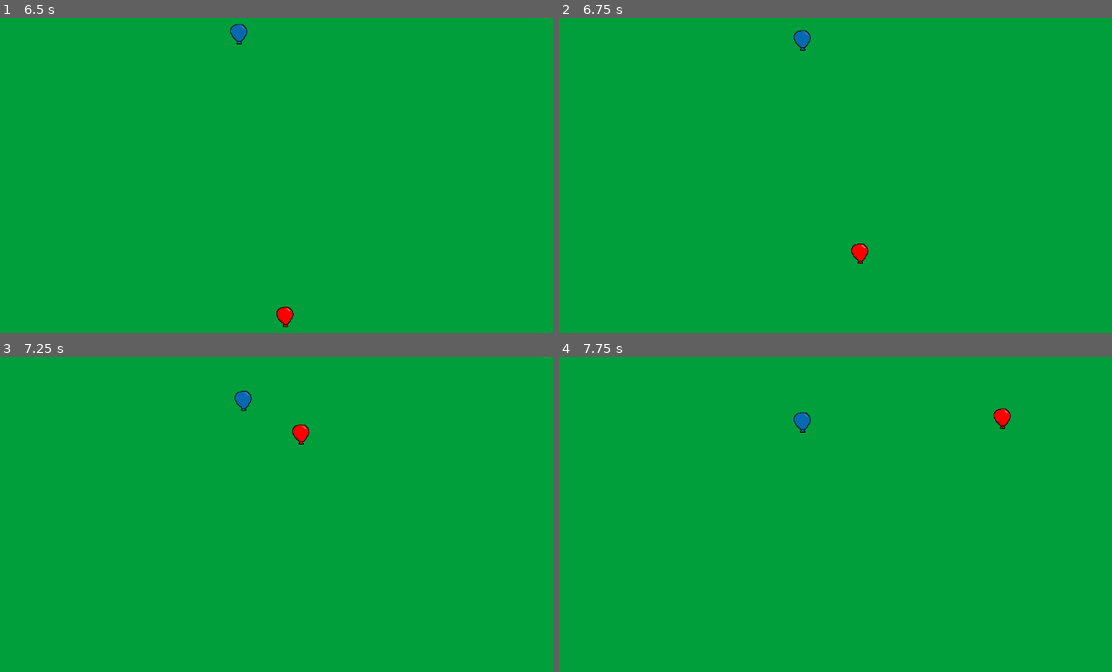
Above: before the commit, frames 1-4 (two rows, left to right).
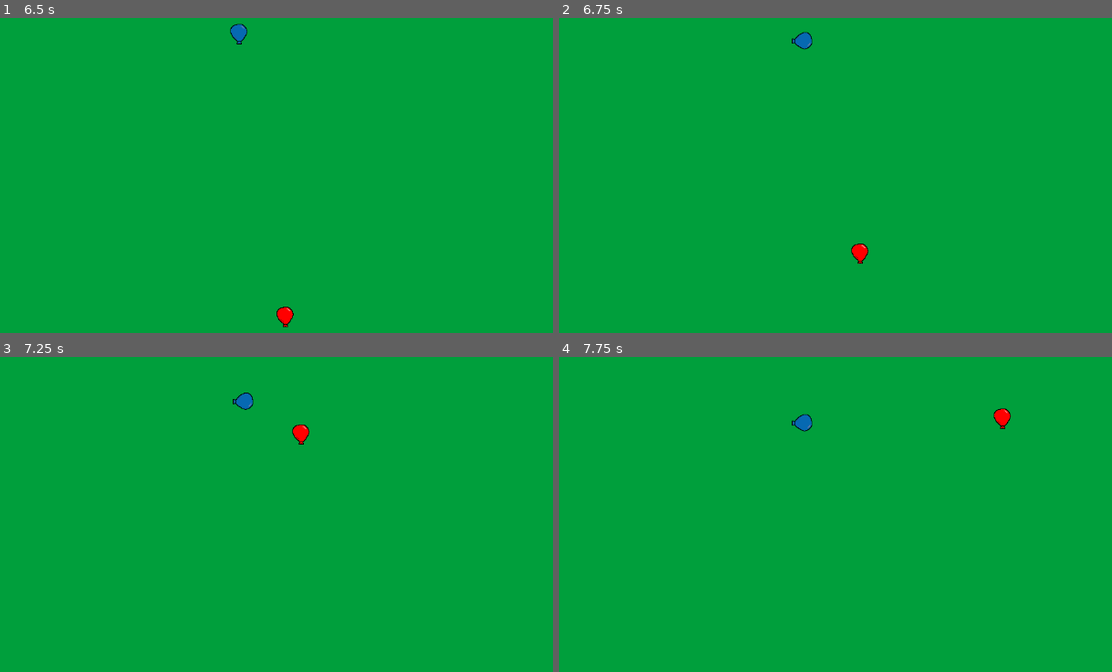
Above: after the commit, the same moments.

Repository: twright1999/godot_td
Game: Godot game, scene res://scenes/World.tscn
The game is run twice, just before and just after one commit, with the same random seed, the same clock (stepped at 60 frames per second) and the same inputs.
Inputs:
- Up to frame 1 (6.5 s): tap Enter at 0.5 s; hold Right (ui_right) 0.53-1.28 s; hold Down (ui_down) 1.28-2.03 s; hold Right (ui_right) 2.03-2.78 s; hold Up (ui_up) 2.78-3.53 s; hold Left (ui_left) 3.53-5.03 s; hold Down (ui_down) 5.03-5.78 s; hold Right (ui_right) from 5.78 s (still down)
- Up to frame 2 (6.75 s): release Right (ui_right) at 6.53 s; hold Up (ui_up) from 6.53 s (still down)
- Up to frame 3 (7.25 s): keep holding Up (ui_up)
- Up to frame 4 (7.75 s): release Up (ui_up) at 7.28 s; hold Right (ui_right) from 7.28 s (still down)

Frame 1 is identical in both runs. In frame 2, 0.1% of the frame differs, in the area x 42-46%, y 3-11%; in frame 3, 0.1%; in frame 4, 0.1%, in the area x 42-46%, y 17-25%.

Commit message:
set blue balloon as its own pathfollow2d node

Diff:
--- a/scenes/World.tscn
+++ b/scenes/World.tscn
@@ -1,9 +1,8 @@
-[gd_scene load_steps=6 format=3 uid="uid://c476lm42j8d42"]
+[gd_scene load_steps=5 format=3 uid="uid://c476lm42j8d42"]
 
 [ext_resource type="Texture2D" uid="uid://cm2rfrgpw1lfb" path="res://assets/sprites/background.png" id="1_32lhk"]
 [ext_resource type="PackedScene" uid="uid://bamkppl7ekd10" path="res://scenes/RedBalloon.tscn" id="2_7g83o"]
 [ext_resource type="PackedScene" uid="uid://131dd8siqq7i" path="res://scenes/blue_balloon.tscn" id="3_7g83o"]
-[ext_resource type="Script" uid="uid://bg1ggta7m16q6" path="res://scenes/path_follow_2d.gd" id="3_d1c63"]
 
 [sub_resource type="Curve2D" id="Curve2D_32lhk"]
 _data = {
@@ -22,9 +21,5 @@
 [node name="Path2D" type="Path2D" parent="."]
 curve = SubResource("Curve2D_32lhk")
 
-[node name="PathFollow2D" type="PathFollow2D" parent="Path2D"]
+[node name="BlueBalloon" parent="Path2D" instance=ExtResource("3_7g83o")]
 position = Vector2(-64, 128)
-rotates = false
-script = ExtResource("3_d1c63")
-
-[node name="BlueBalloon" parent="Path2D/PathFollow2D" instance=ExtResource("3_7g83o")]
--- a/scenes/blue_balloon.tscn
+++ b/scenes/blue_balloon.tscn
@@ -1,15 +1,19 @@
-[gd_scene load_steps=3 format=3 uid="uid://131dd8siqq7i"]
+[gd_scene load_steps=4 format=3 uid="uid://131dd8siqq7i"]
 
 [ext_resource type="Texture2D" uid="uid://cofgbon66382t" path="res://assets/sprites/blue_balloon.png" id="1_dvh5s"]
+[ext_resource type="Script" uid="uid://cpi1fndv0ap40" path="res://scenes/blue_balloon.gd" id="1_pc8vf"]
 
 [sub_resource type="CircleShape2D" id="CircleShape2D_pc8vf"]
 radius = 12.0415945
 
-[node name="BlueBalloon" type="Area2D"]
+[node name="BlueBalloon" type="PathFollow2D"]
+script = ExtResource("1_pc8vf")
 
 [node name="Sprite2D" type="Sprite2D" parent="."]
 texture = ExtResource("1_dvh5s")
 
-[node name="CollisionShape2D" type="CollisionShape2D" parent="."]
+[node name="Area2D" type="Area2D" parent="Sprite2D"]
+
+[node name="CollisionShape2D" type="CollisionShape2D" parent="Sprite2D/Area2D"]
 position = Vector2(0, -3)
 shape = SubResource("CircleShape2D_pc8vf")
Renamed: scenes/path_follow_2d.gd -> scenes/blue_balloon.gd
Not shown, added: scenes/blue_balloon.gd.uid
Not shown, removed: scenes/path_follow_2d.gd.uid
